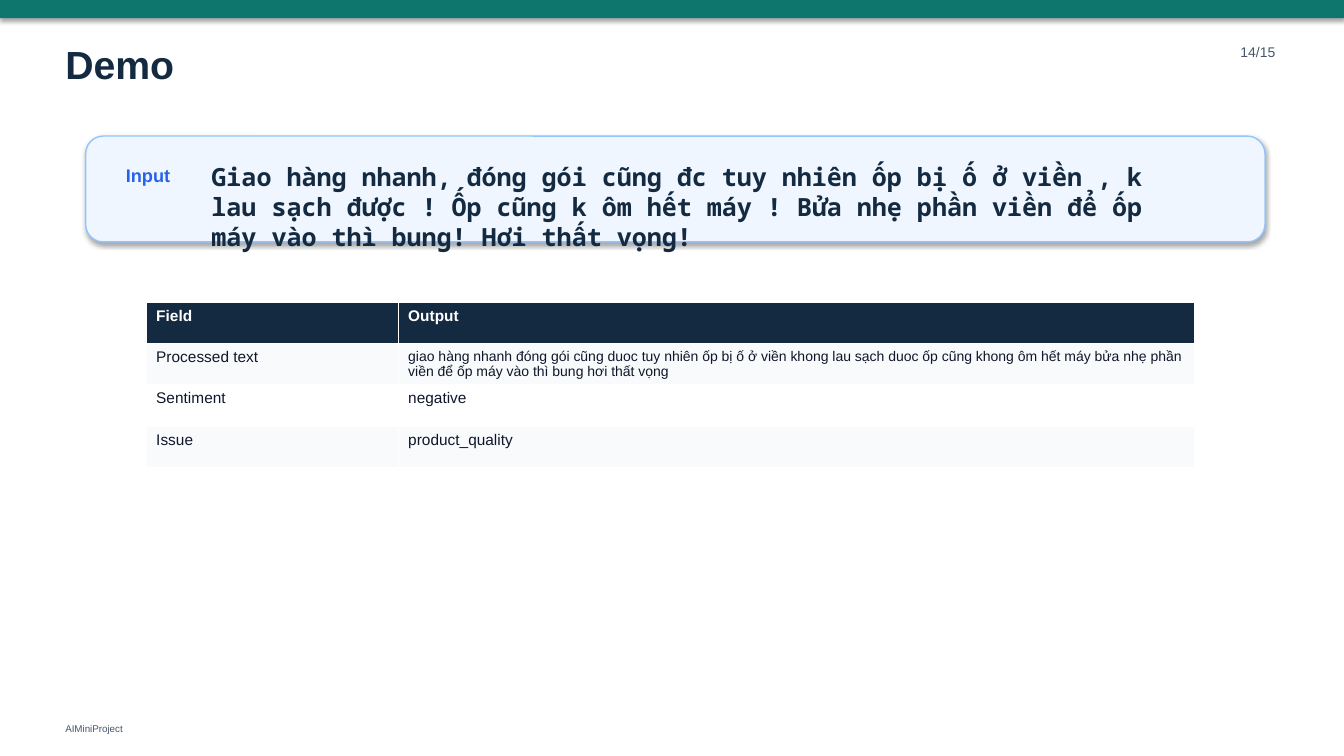
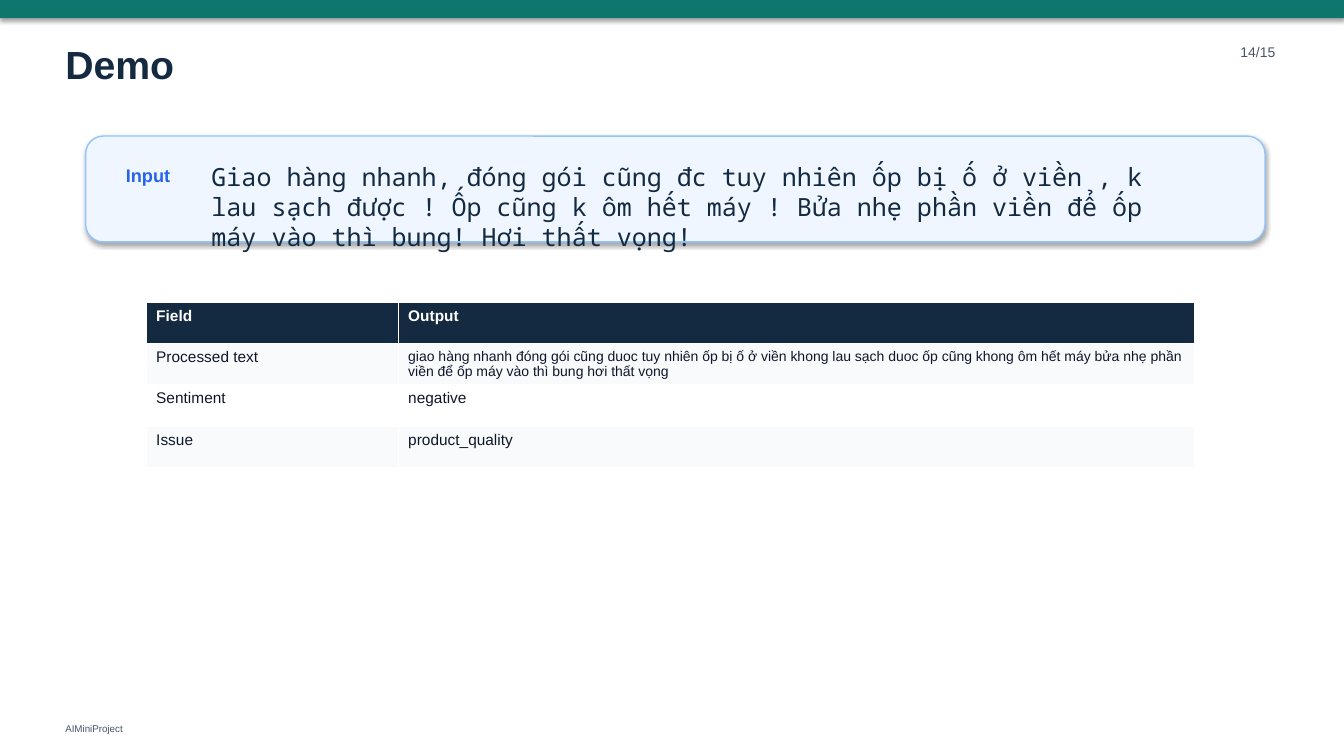
Before and after one commit to luongkien25/AIMiniProject, a slide deck: slide 18 of slides/AIMiniProject_presentation.pptx. Drawn at 1344x756 pixels with LibreOffice and Linux fonts; fonts in the diff are those of the drawing. Boxes give left, top, right and bottom in pixels: in the first picture for what was removed or moved away, otherwise in the second. Text is boxed around its words. In the diff, an @@ line names an element or a change of style, - is before the commit and + after.

```diff
--- a/slides/AIMiniProject_presentation.pptx
+++ b/slides/AIMiniProject_presentation.pptx
@@ text "Giao hàng nhanh, đóng gói ..." at [211,162,1142,252]: bold off @@
```
Also in this commit, not shown: 3 other slides changed, 10 other files.
